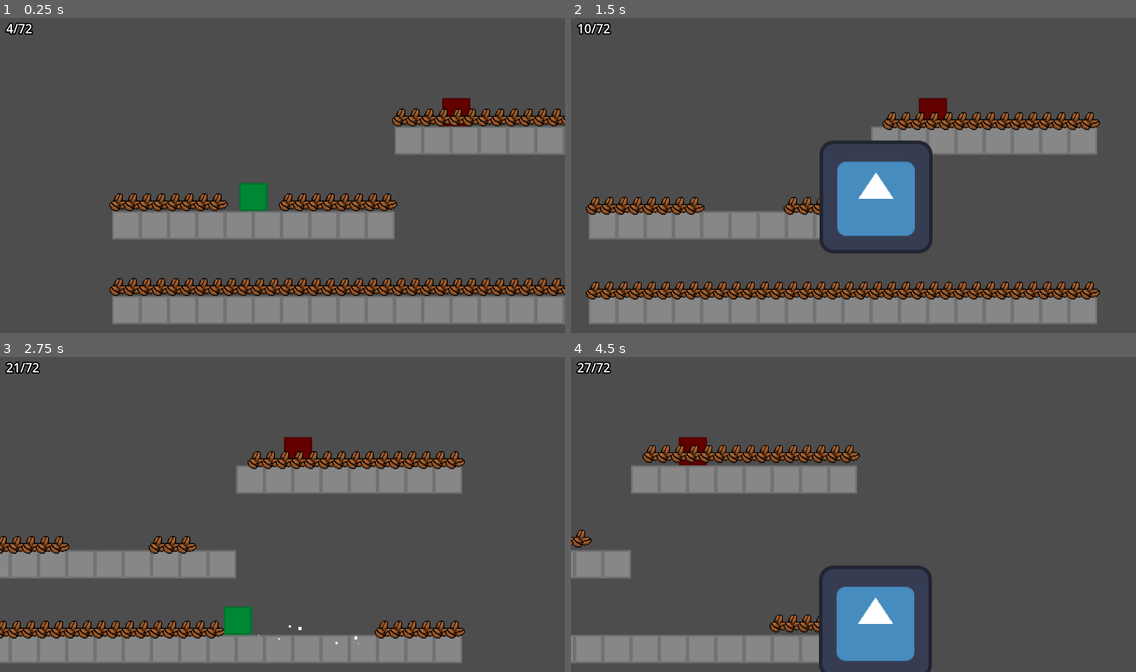
Above: before the commit, frames 1-4 (two rows, left to right).
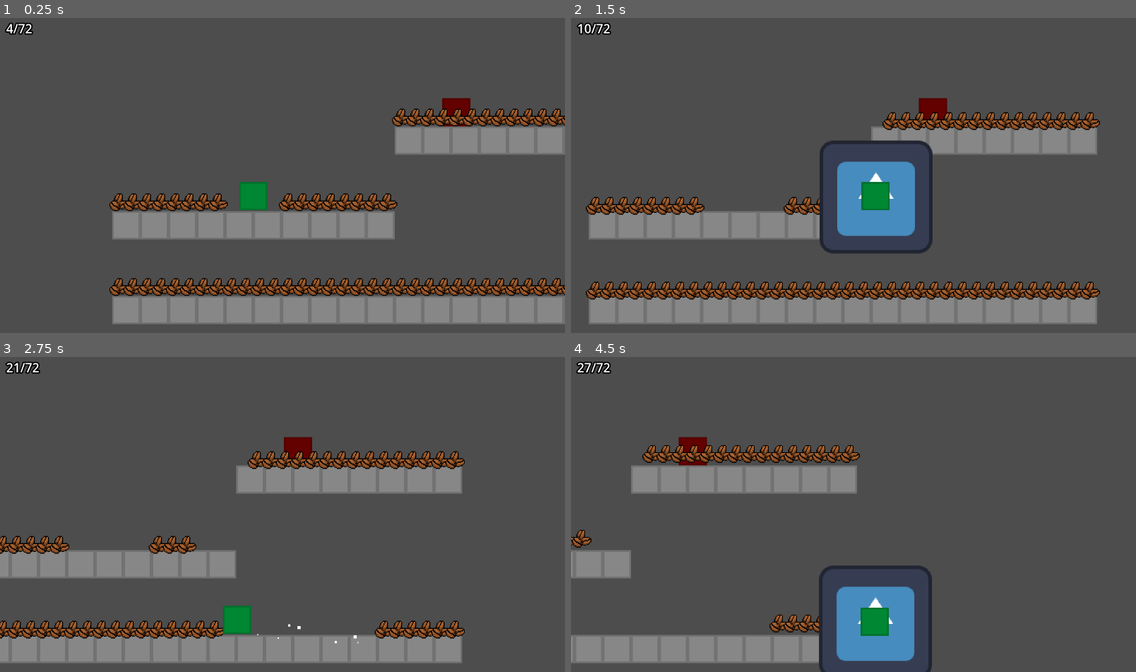
Above: after the commit, the same moments.

Repository: JumbledOne/RPHGameProject
Game: Godot game, scene res://scenes/game_scene/game_scene.tscn
Two runs of this game, one before a commit and one after it. Both use one fixed random seed, a clock stepped at 60 frames per second and the inputs below. The engine's default icon, where the game draws it, is replaced by a stand-in: a white triangle on a blue panel in a dark square.
Inputs:
- Up to frame 1 (0.25 s): no input
- Up to frame 2 (1.5 s): tap Enter at 0.5 s; hold I (ability) 0.53-1.28 s; hold D (right) from 0.53 s (still down); tap Space (jump) at 0.77 s; tap E (attack) at 1.35 s
- Up to frame 3 (2.75 s): tap Space (jump) at 1.52 s; release D (right) at 2.03 s; hold A (left) from 2.03 s (still down); hold I (ability) from 2.03 s (still down)
- Up to frame 4 (4.5 s): release A (left) at 2.78 s; release I (ability) at 2.78 s; hold D (right) 2.78-4.28 s; tap E (attack) at 2.85, 4.35 s; tap Space (jump) at 3.02, 3.77 s; hold I (ability) 3.53-4.28 s; hold A (left) from 4.28 s (still down)

The runs differ from the first frame. In frame 1, less than 0.1% of the frame differs, in the area x 42-48%, y 52-62%; in frame 2, 0.5%; in frame 3, 0.1%; in frame 4, 0.5%, in the area x 51-57%, y 79-89%.

Commit message:
Added pixel perfect player model

Diff:
--- a/src/scripts/player/player_model/player_model.gd
+++ b/src/scripts/player/player_model/player_model.gd
@@ -1,4 +1,4 @@
-extends Node2D
+extends PixelPerfectNode2D
 
 @onready var player: PlatformerEntity = $".."
 @onready var run_particles: CPUParticles2D = $RunParticles
@@ -6,10 +6,12 @@
 var tween: Tween
 
 func _ready() -> void:
+	super()
 	player.jumped.connect(_on_jumped)
 	player.damaged.connect(_on_damaged)
 
 func _process(_delta: float) -> void:
+	super(_delta)
 	var on_floor: bool = player.is_on_floor()
 	run_particles.emitting = player.get_is_sprinting() and on_floor
 
--- /dev/null
+++ b/src/scripts/visual/pixel_perfect_node_2d.gd
@@ -0,0 +1,9 @@
+class_name PixelPerfectNode2D
+extends Node2D
+# Snaps to pixel grid so that the pixel art is always consistent
+
+func _ready() -> void:
+	top_level = true
+
+func _process(_delta: float) -> void:
+	global_position = floor($"..".global_position)
Not shown, added: src/scripts/visual/pixel_perfect_node_2d.gd.uid
